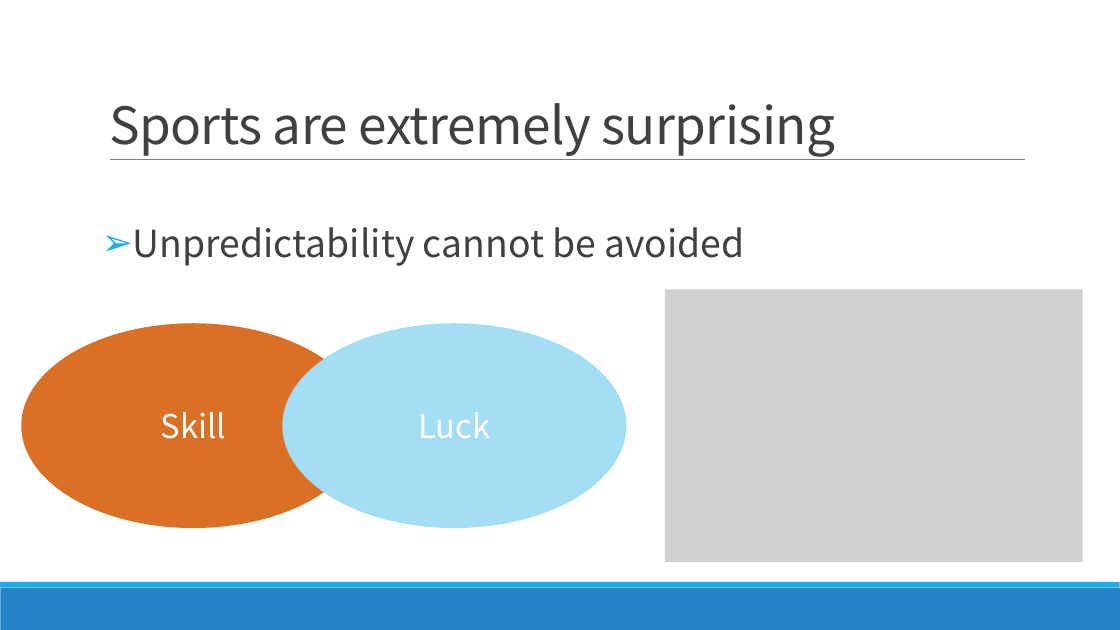
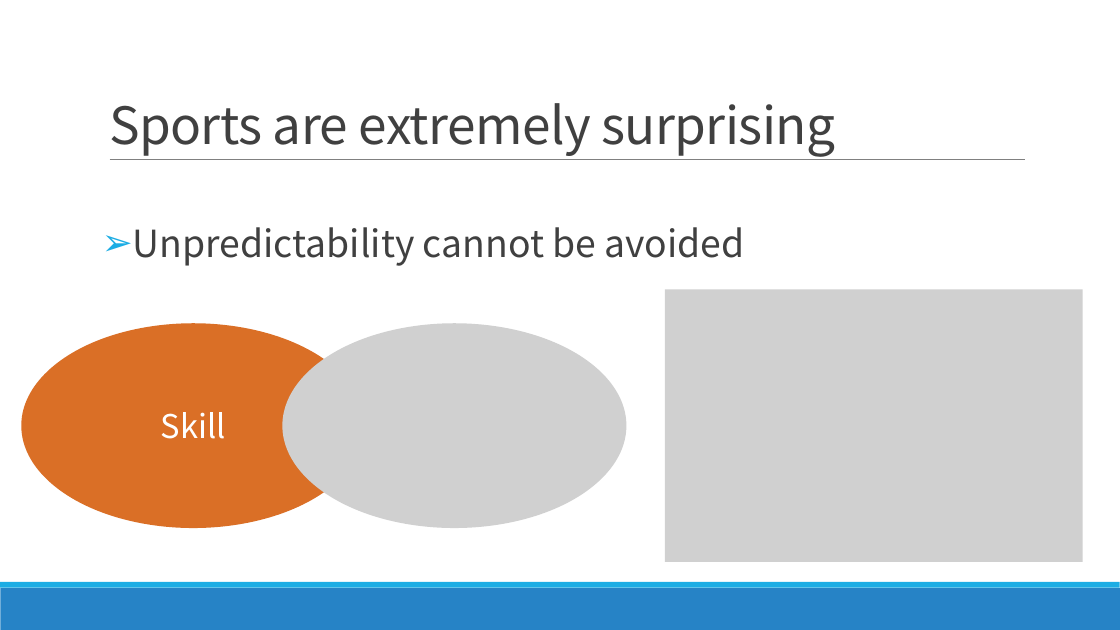
Before and after one commit to FindNorthStar/DataMining, a slide deck: slide 7 of homework_1/Luck is Hard to Beat The Difficulty of Sports Prediction.pptx. Drawn at 1120x630 pixels with LibreOffice and Linux fonts; fonts in the diff are those of the drawing; grey boxes stand for pictures. Boxes give left, top, right and bottom in pixels: in the first picture for what was removed or moved away, otherwise in the second. Text is boxed around its words. In the diff, an @@ line names an element or a change of style, - is before the commit and + after.

```diff
--- a/homework_1/Luck is Hard to Beat The Difficulty of Sports Prediction.pptx
+++ b/homework_1/Luck is Hard to Beat The Difficulty of Sports Prediction.pptx
@@ ellipse removed at (282,323,627,528) @@
-Luck
@@ picture added at (282,323,627,528) @@
```
Also in this commit, not shown: 7 other slides changed, 3 slides added, 1 other file.
